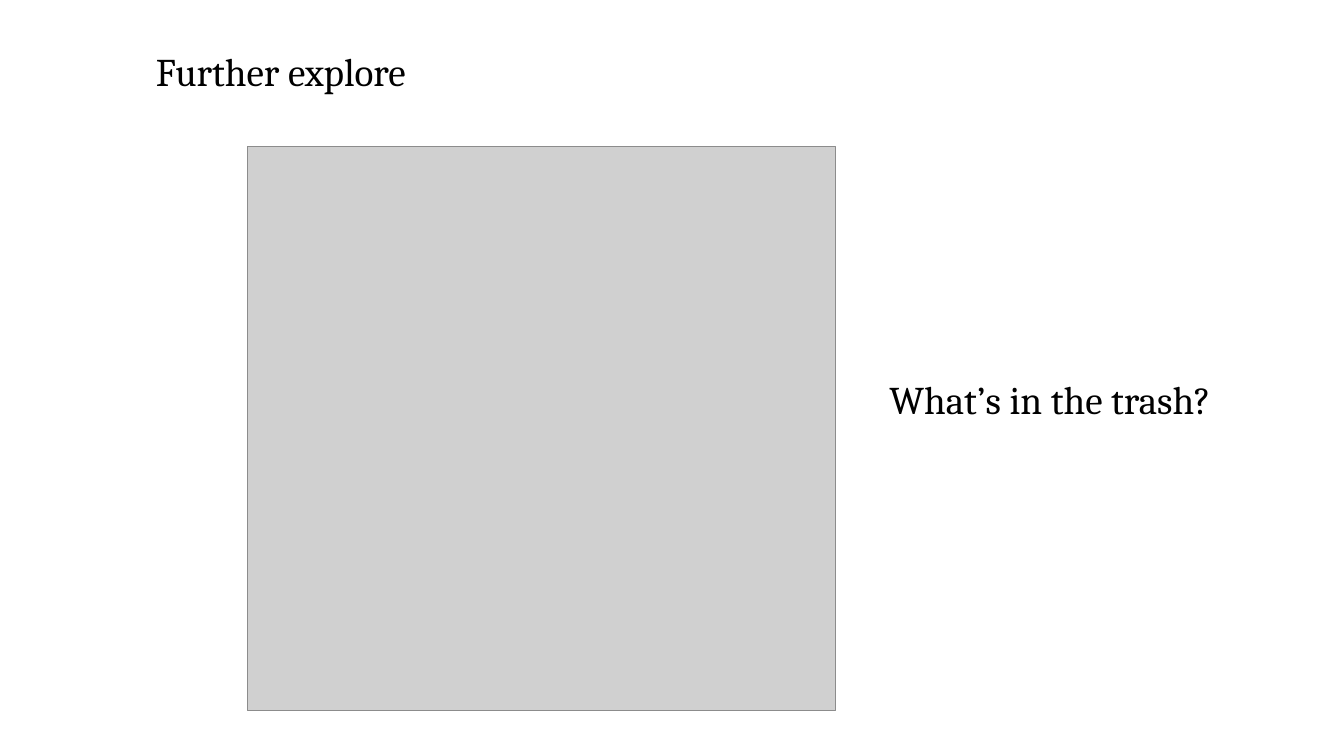
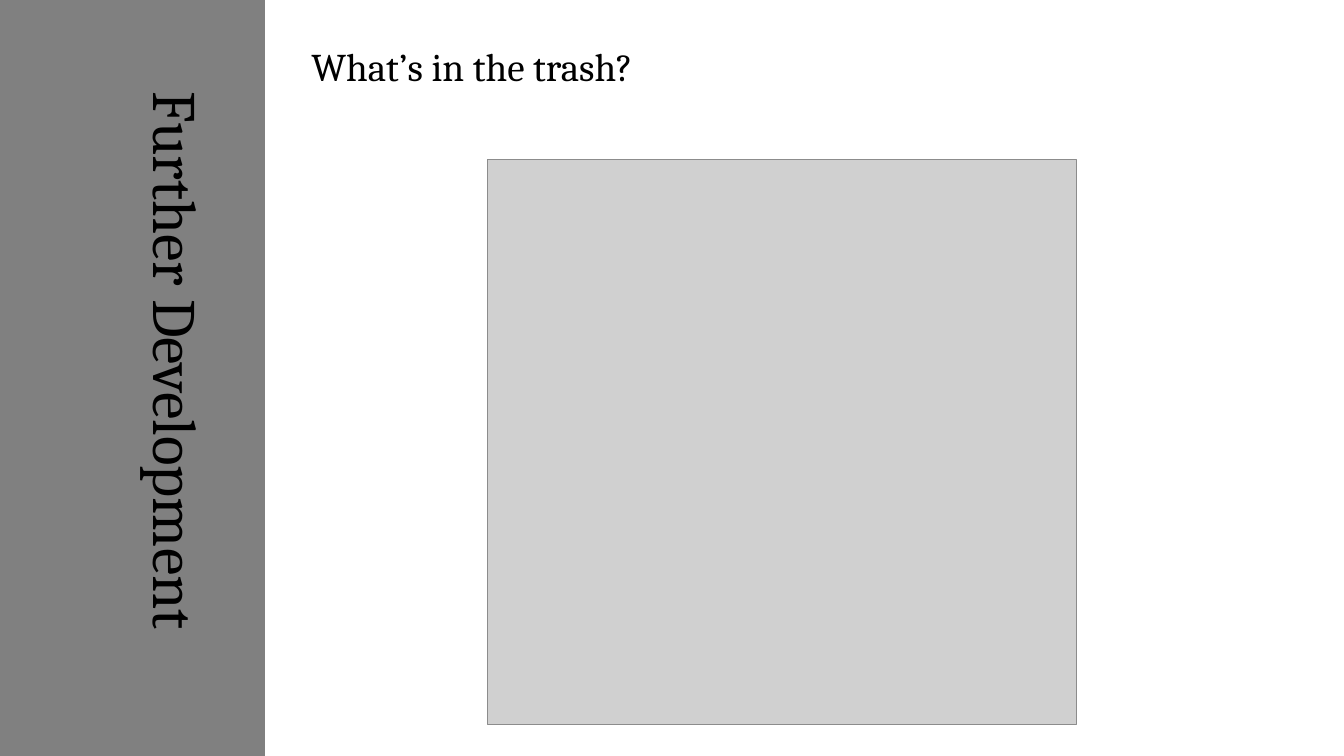
Before and after one commit to maverick117/hackathon2016, a slide deck: slide 10 of Smart Distributed waste management system.pptx (slide 8 before the commit). Drawn at 1344x756 pixels with LibreOffice and Linux fonts; fonts in the diff are those of the drawing; grey boxes stand for pictures. Boxes give left, top, right and bottom in pixels: in the first picture for what was removed or moved away, otherwise in the second. Text is boxed around its words. In the diff, an @@ line names an element or a change of style, - is before the commit and + after.

```diff
--- a/Smart Distributed waste management system.pptx
+++ b/Smart Distributed waste management system.pptx
@@ rectangle added at (0,0,267,756), fill #808080, outline #FFFFFF 1.5 pt @@
@@ text removed at (156,58,406,95) @@
-Further explore
@@ text "What’s in the trash?": place and size @@
-text "What’s in the trash?" at (889,386,1211,415)
+text "What’s in the trash?" at (311,53,633,82)
@@ text added at (138,111,218,618), 44 pt, text #000000 @@
+Further Development
@@ picture: place and size @@
-picture at (247,146,836,711)
+picture at (488,160,1077,725)
```
Also in this commit, not shown: 3 other slides changed, 7 slides added, 7 slides removed.
